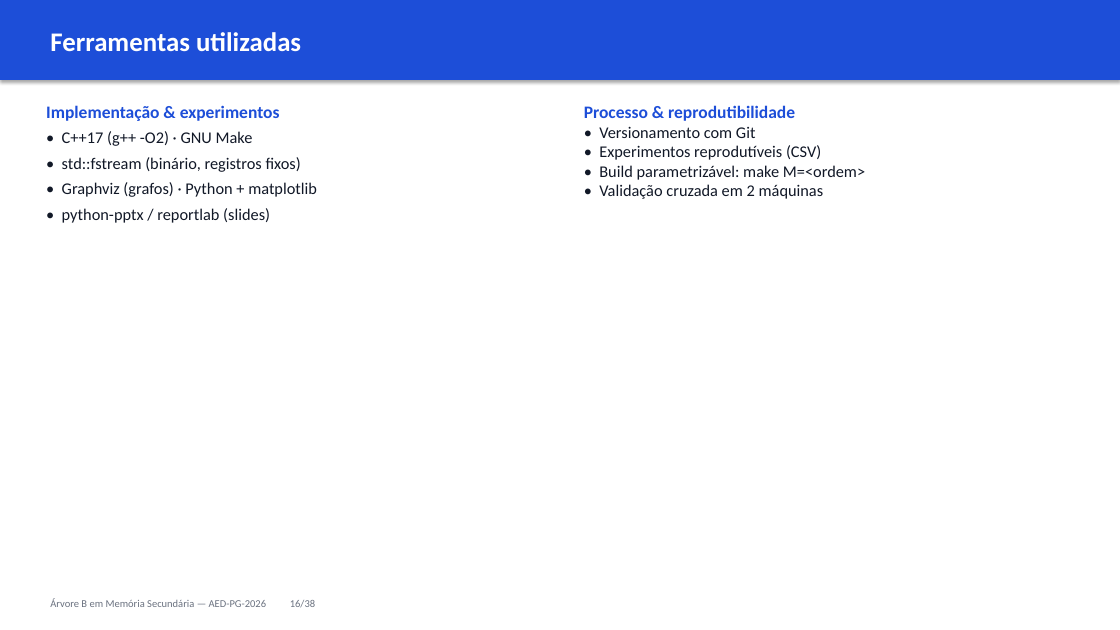
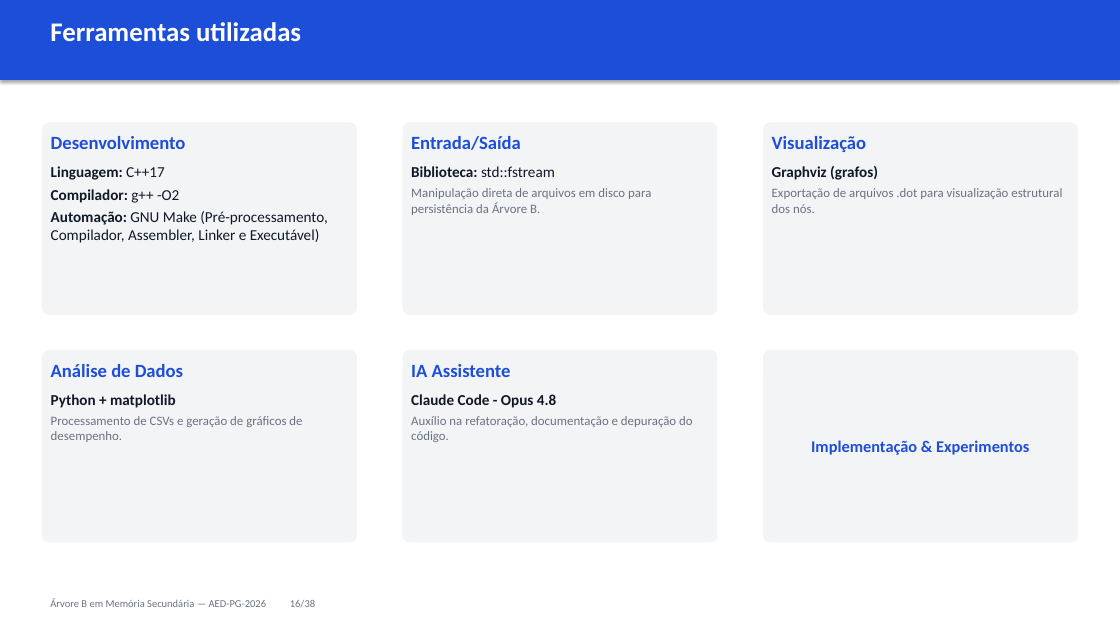
Before and after one commit to cassiotakarada/btree, a slide deck: slide 17 of apresentacao/APRESENTACAO_2_FINAL.pptx. Drawn at 1120x630 pixels with LibreOffice and Linux fonts; fonts in the diff are those of the drawing. Boxes give left, top, right and bottom in pixels: in the first picture for what was removed or moved away, otherwise in the second. Text is boxed around its words. In the diff, an @@ line names an element or a change of style, - is before the commit and + after.

```diff
--- a/apresentacao/APRESENTACAO_2_FINAL.pptx
+++ b/apresentacao/APRESENTACAO_2_FINAL.pptx
@@ text "Ferramentas utilizadas": place and size @@
-text "Ferramentas utilizadas" at [50,32,301,52]
+text "Ferramentas utilizadas" at [50,22,301,42]
@@ text removed at [46,105,317,223] @@
-Implementação & experimentos
-• C++17 (g++ -O2) · GNU Make
-• std::fstream (binário, registros fixos)
-• Graphviz (grafos) · Python + matplotlib
-• python-pptx / reportlab (slides)
@@ text removed at [584,105,865,199] @@
-Processo & reprodutibilidade
-• Versionamento com Git
-• Experimentos reprodutíveis (CSV)
-• Build parametrizável: make M=<ordem>
-• Validação cruzada em 2 máquinas
@@ group added at [42,123,1078,543]: 6 rounded rectangles @@
@@ group added at [51,136,1062,455]: 6 texts @@
+Desenvolvimento
+Linguagem: C++17
+Compilador: g++ -O2
+Automação: GNU Make (Pré-processamento, Compilador, Assembler, Linker e Executável)
+Entrada/Saída
+Biblioteca: std::fstream
+Manipulação direta de arquivos em disco para persistência da Árvore B.
+Visualização
+Graphviz (grafos)
+Exportação de arquivos .dot para visualização estrutural dos nós.
+Análise de Dados
+Python + matplotlib
+Processamento de CSVs e geração de gráficos de desempenho.
+IA Assistente
+Claude Code - Opus 4.8
+Auxílio na refatoração, documentação e depuração do código.
+Implementação & Experimentos
```
Also in this commit, not shown: 21 other slides changed, 3 slides removed, 8 other files.
